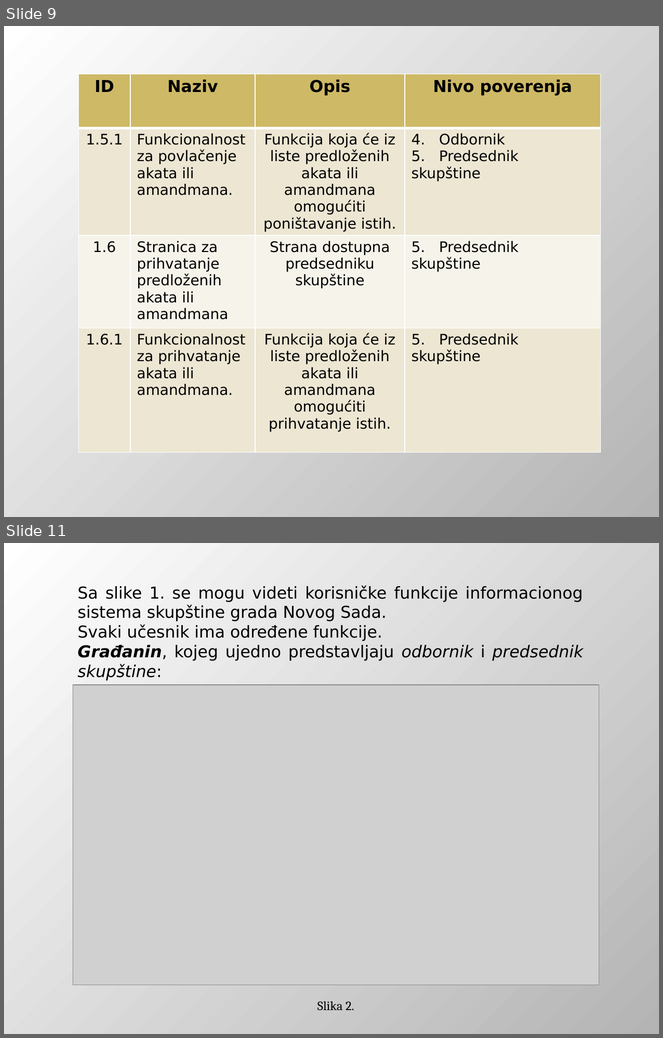
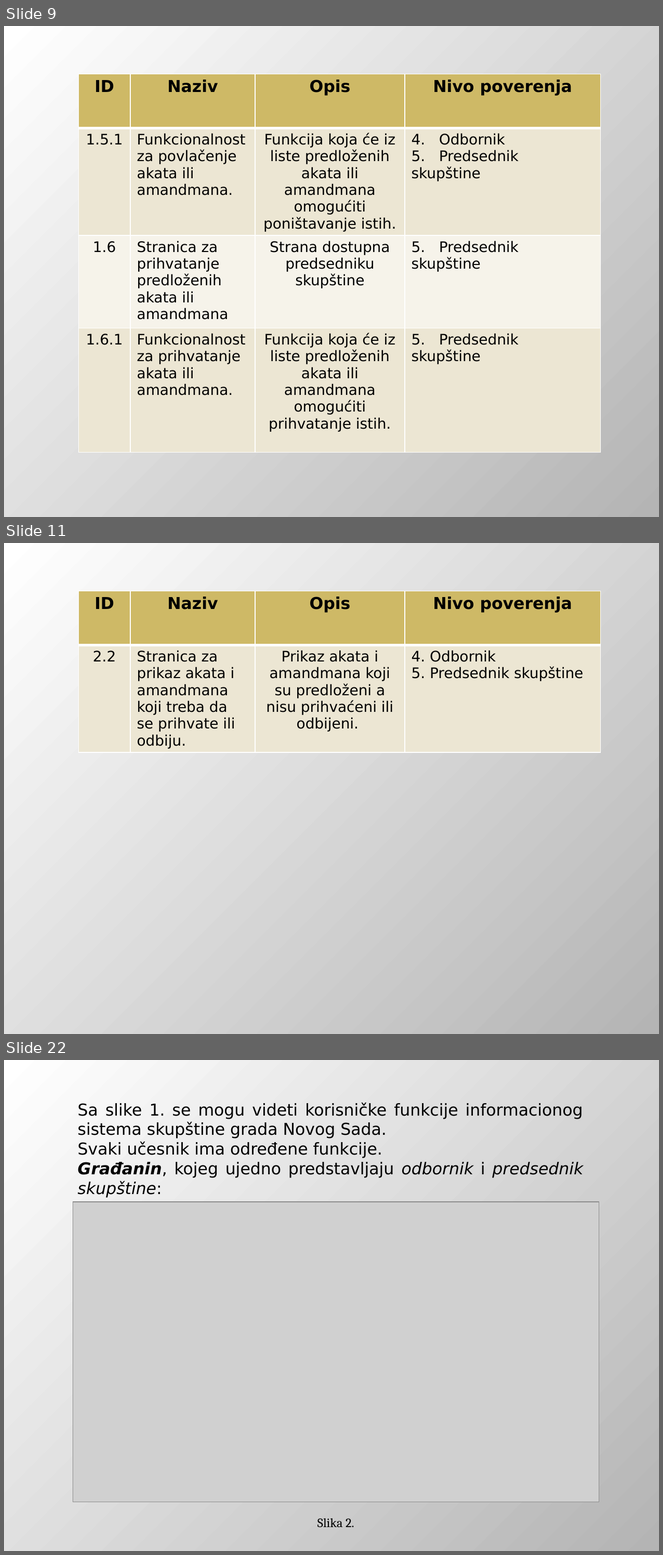
Before and after one commit to DejanUrosevic/XML-Projekat, a slide deck: Model Pretnji.pptx. Shown one above the other, each under a label of ours: slides 9 and 11 before the commit, slides 9, 11 and 22 after it; the slides between them are not shown. The pictures are 663x1038 and 663x1555 pixels, drawn with LibreOffice and Linux fonts; fonts in the diff are those of the drawing; grey boxes stand for pictures. Boxes give left, top, right and bottom in pixels: in the first picture for what was removed or moved away, otherwise in the second. Text is boxed around its words. In the diff, an @@ line names an element or a change of style, - is before the commit and + after.

```diff
--- a/Model Pretnji.pptx
+++ b/Model Pretnji.pptx
@@ slide 11 added at (4, 543, 659, 1034), background gradient #FFFFFF to #B4B4B4 @@
@@ table added at (79, 591, 601, 756), 2 rows, 4 columns @@
+ID | Naziv | Opis | Nivo poverenja
+2.2 | Stranica za prikaz akata i amandmana koji treba da se prihvate ili odbiju. | Prikaz akata i amandmana koji su predloženi a nisu prihvaćeni ili odbijeni. | 4. Odbornik / 5. Predsednik skupštine
@@ what was slide 11 is now slide 22 @@
```
Also in this commit, not shown: 4 slides changed, 10 other slides added.
